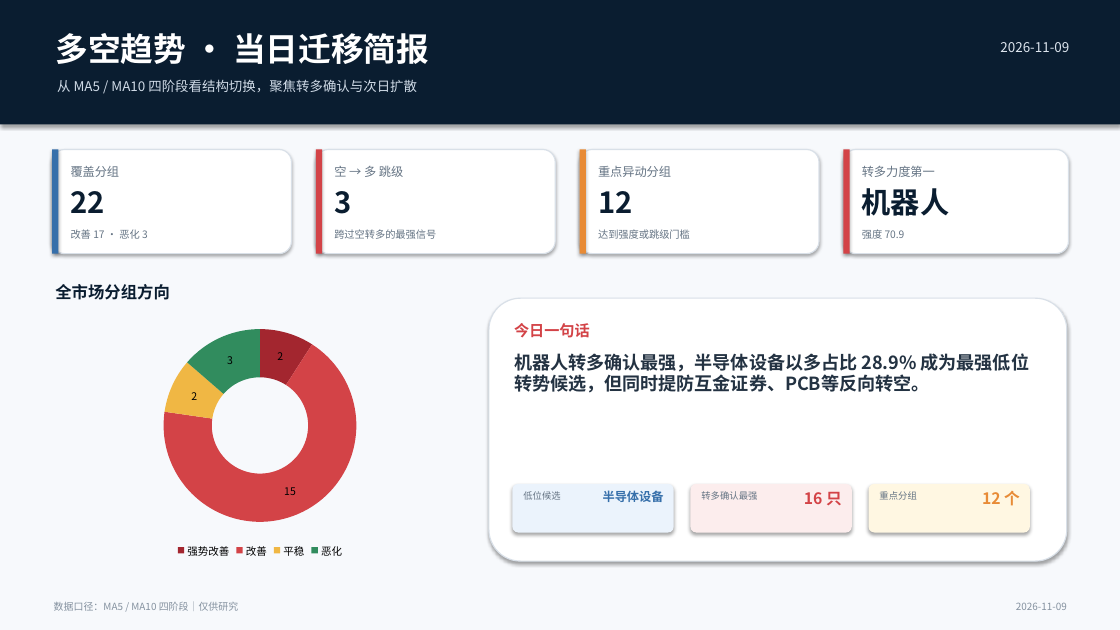
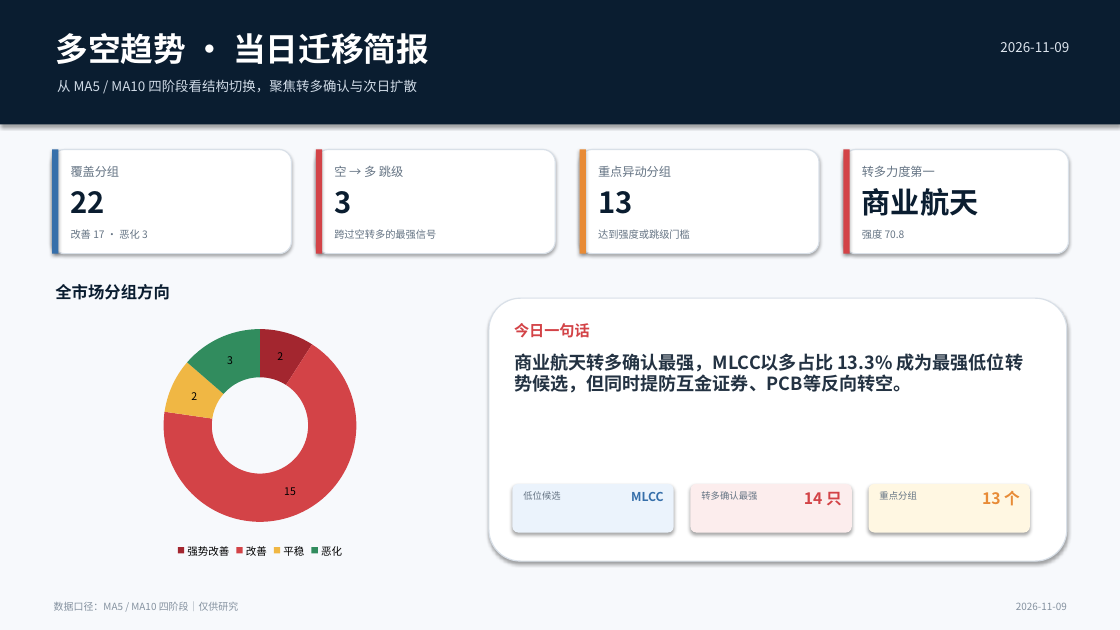
Before and after one commit to nancybhc/a-share-blast-lab, a slide deck: slide 1 of assets/多空阶段简报_2026-11-09.pptx. Drawn at 1120x630 pixels with LibreOffice and Linux fonts; fonts in the diff are those of the drawing. Boxes give left, top, right and bottom in pixels: in the first picture for what was removed or moved away, otherwise in the second. Text is boxed around its words. In the diff, an @@ line names an element or a change of style, - is before the commit and + after.

```diff
--- a/assets/多空阶段简报_2026-11-09.pptx
+++ b/assets/多空阶段简报_2026-11-09.pptx
@@ text at (x1=598, y1=191, x2=632, y2=214): text changed @@
-12
+13
@@ text at (x1=862, y1=188, x2=979, y2=216): text changed @@
-机器人
+商业航天
@@ text at (x1=514, y1=353, x2=1024, y2=393): text changed @@
-机器人转多确认最强，半导体设备以多占比 28.9% 成为最强低位转势候选，但同时提防互金证券、PCB等反向转空。
+商业航天转多确认最强，MLCC以多占比 13.3% 成为最强低位转势候选，但同时提防互金证券、PCB等反向转空。
@@ text at (x1=631, y1=492, x2=663, y2=501): text changed @@
-半导体设备
+MLCC
@@ text at (x1=804, y1=492, x2=842, y2=505): text changed @@
-16 只
+14 只
@@ text at (x1=982, y1=491, x2=1020, y2=506): text changed @@
-12 个
+13 个
```
Also in this commit, not shown: 3 other slides changed, 8 other files.
